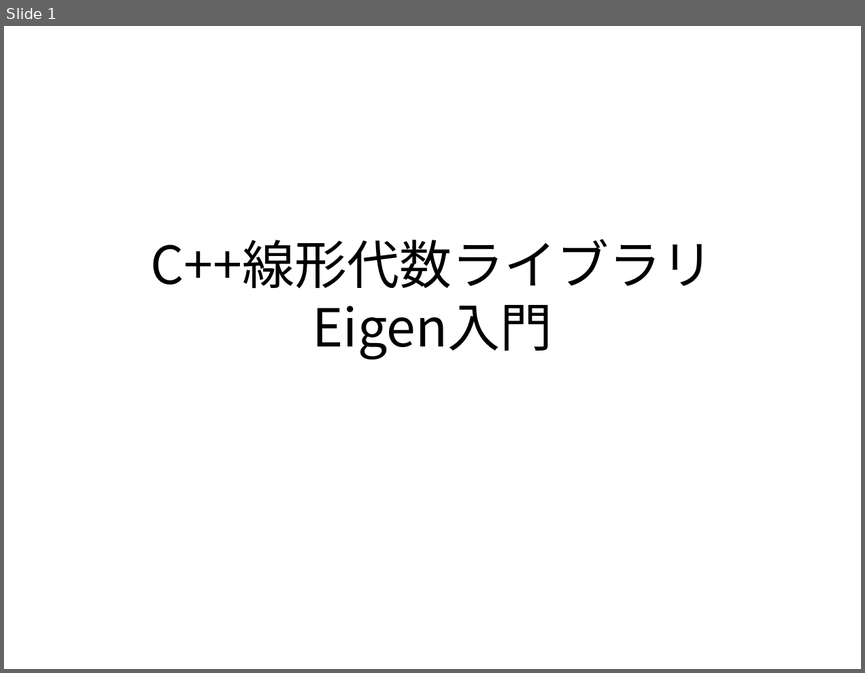
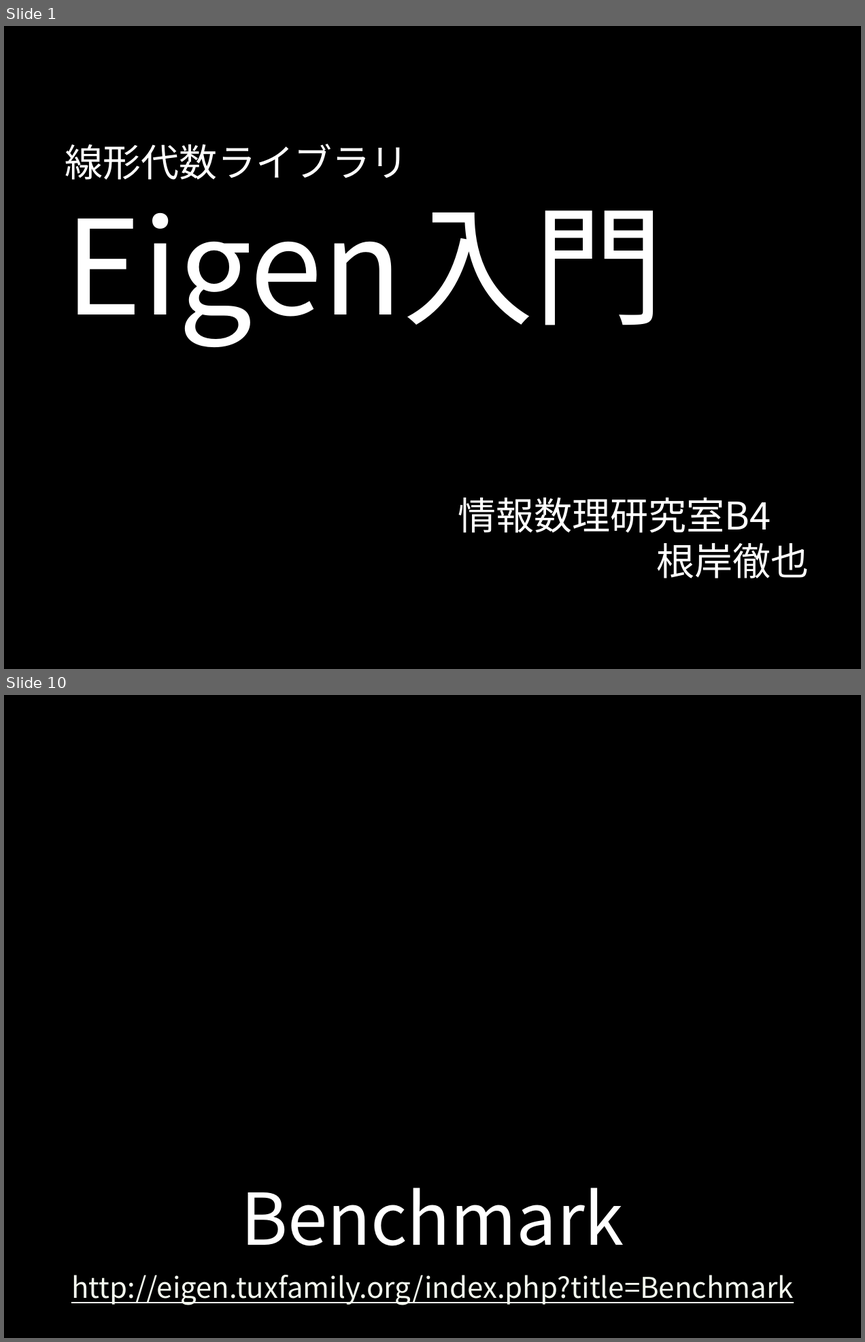
Before and after one commit to TetsuyaNegishi/Eigen_Seminar_2015_11_04, a slide deck: Eigen_Seminar_slide.pptx. Shown one above the other, each under a label of ours: slide 1 before the commit, slides 1 and 10 after it; the slides between them are not shown. The pictures are 865x673 and 865x1342 pixels, drawn with LibreOffice and Linux fonts; fonts in the diff are those of the drawing; background and template pictures are left out. Boxes give left, top, right and bottom in pixels: in the first picture for what was removed or moved away, otherwise in the second. Text is boxed around its words. In the diff, an @@ line names an element or a change of style, - is before the commit and + after.

```diff
--- a/Eigen_Seminar_slide.pptx
+++ b/Eigen_Seminar_slide.pptx
@@ slide 10 added at (x1=4, y1=695, x2=861, y2=1338), background picture (left out) @@
@@ rectangle added at (x1=4, y1=1113, x2=861, y2=1338), fill #000000 at 76% opacity, outline #000000 0.5 pt, 24 pt, text #F4F9EF, underline @@
+Benchmark
+http://eigen.tuxfamily.org/index.php?title=Benchmark
@@ slide 1 changed as well @@
@@ background #FFFFFF to picture (left out) @@
@@ text "線形代数ライブラリ Eigen入門" at (x1=65, y1=144, x2=664, y2=347): vertical alignment middle to bottom @@
@@ text at (x1=65, y1=144, x2=664, y2=347): text changed; size 44 to 32 pt; text colour #000000 to #FFFFFF @@
-C++線形代数ライブラリ
-Eigen入門
+線形代数ライブラリ
+Eigen入門
@@ text added at (x1=458, y1=497, x2=808, y2=578), 32 pt, text #FFFFFF @@
+情報数理研究室B4
+根岸徹也
```
Also in this commit, not shown: 16 other slides added, 2 other files.
